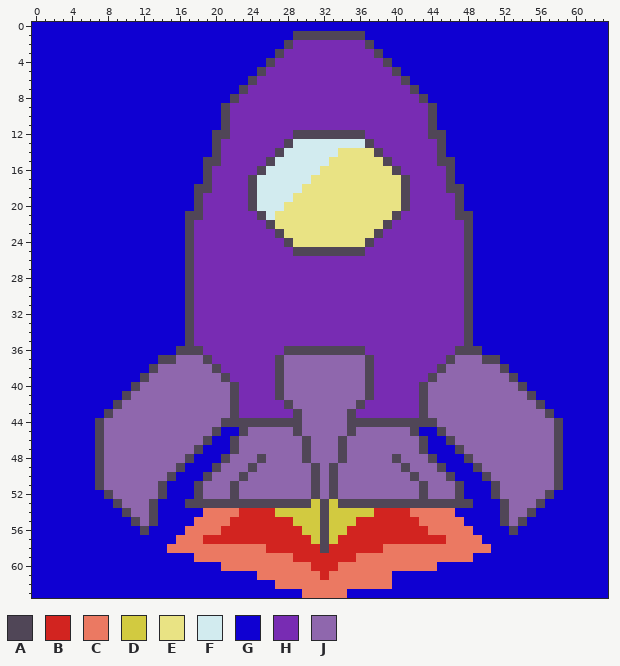
Two states of a pixel-art sprite, Assets/Player/1.png. Above, as it was before the edit.
The file is 64x64 pixels.
Palette (. is transparent): A #504657  B #d22420  C #eb7962  D #d2ca40  E #e9e384  F #d2ebef  G #0f00d2  H #782cb3  J #8f67ad
And afterwards:
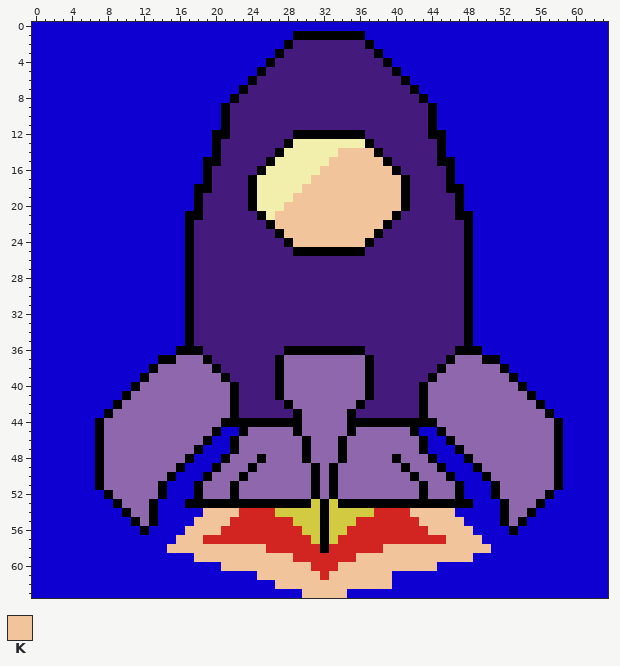
Colours new in this view: K #f1c49b
Difference:
{"colour":"A","old":"#504657","new":"#000000"}
{"colour":"F","old":"#d2ebef","new":"#f2efac"}
{"colour":"H","old":"#782cb3","new":"#441a7c"}
{"y":14,"x":34,"old":"EEEE","new":"KKKK"}
{"y":15,"x":33,"old":"EEEEEE","new":"KKKKKK"}
{"y":16,"x":32,"old":"EEEEEEEE","new":"KKKKKKKK"}
{"y":17,"x":31,"old":"EEEEEEEEEE","new":"KKKKKKKKKK"}
{"y":18,"x":30,"old":"EEEEEEEEEEE","new":"KKKKKKKKKKK"}
{"y":19,"x":29,"old":"EEEEEEEEEEEE","new":"KKKKKKKKKKKK"}
{"y":20,"x":28,"old":"EEEEEEEEEEEEE","new":"KKKKKKKKKKKKK"}
{"y":21,"x":27,"old":"EEEEEEEEEEEEE","new":"KKKKKKKKKKKKK"}
{"y":22,"x":27,"old":"EEEEEEEEEEEE","new":"KKKKKKKKKKKK"}
{"y":23,"x":28,"old":"EEEEEEEEEE","new":"KKKKKKKKKK"}
{"y":24,"x":29,"old":"EEEEEEEE","new":"KKKKKKKK"}
{"y":54,"x":19,"old":"CCCC","new":"KKKK"}
{"y":54,"x":42,"old":"CCCCC","new":"KKKKK"}
{"y":55,"x":18,"old":"CCCC","new":"KKKK"}
{"y":55,"x":43,"old":"CCCCC","new":"KKKKK"}
{"y":56,"x":17,"old":"CCCC","new":"KKKK"}
{"y":56,"x":44,"old":"CCCCC","new":"KKKKK"}
{"y":57,"x":16,"old":"CCC","new":"KKK"}
{"y":57,"x":46,"old":"CCCC","new":"KKKK"}
{"y":58,"x":15,"old":"CCCCCCCCCCC","new":"KKKKKKKKKKK"}
{"y":58,"x":39,"old":"CCCCCCCCCCCC","new":"KKKKKKKKKKKK"}
{"y":59,"x":18,"old":"CCCCCCCCCCC","new":"KKKKKKKKKKK"}
{"y":59,"x":36,"old":"CCCCCCCCCCCCC","new":"KKKKKKKKKKKKK"}
{"y":60,"x":21,"old":"CCCCCCCCCC","new":"KKKKKKKKKK"}
{"y":60,"x":34,"old":"CCCCCCCCCCC","new":"KKKKKKKKKKK"}
{"y":61,"x":25,"old":"CCCCCCC","new":"KKKKKKK"}
{"y":61,"x":33,"old":"CCCCCCC","new":"KKKKKKK"}
{"y":62,"x":27,"old":"CCCCCCCCCCCCC","new":"KKKKKKKKKKKKK"}
{"y":63,"x":30,"old":"CCCCC","new":"KKKKK"}
{"label":"changed","picture_box":[95,31,563,598]}
